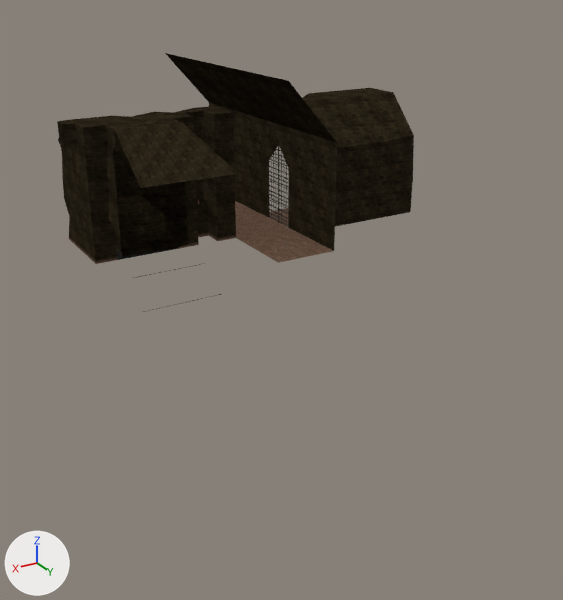
Renders of the Blender file scenario/level01-v1.blend from each side of a commit.
Rendered twice from a camera (50 mm lens) standing at (33.2, 65.9, 24.3) and looking at (1.8, 13.5, -1.9). Lighting does not change. The marker at lower left points along +X, +Y and +Z. The first picture is the older version.

The first picture shows 'Cavern', 'oblivion', 'oblivion2', 'secretdoor'.
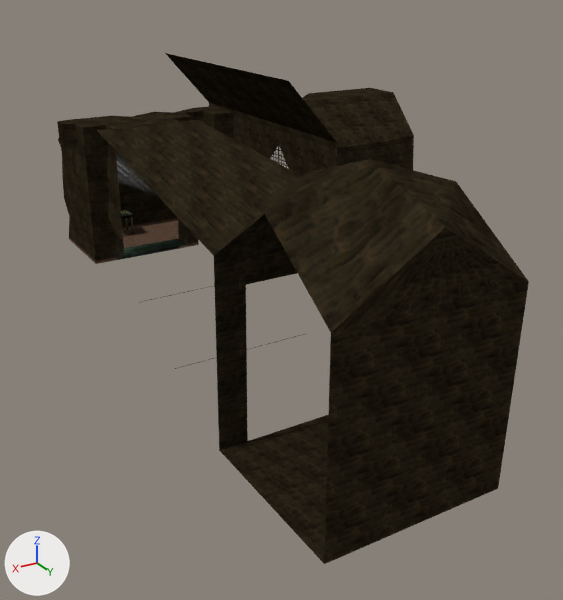
Pixel boxes [x1, y1, x2, y2] of what changed, in the pictures (563 x 600 px):
'cavern3', added
    after: [214, 159, 529, 564]
'Cavern', reshaped, moved (45% wider)
    before: [114, 122, 238, 312]
    after: [97, 120, 277, 302]
'Cavern.001', added
    after: [145, 163, 304, 369]
'secretdoor', hidden
    before: [113, 148, 188, 257]

What changed in the scene script:
```text
Change me_cube:
    used by ob_cavern; location = (6.03, 4.0, 1.0)
    remove me_cube.from_pydata(...)  # 233 vertices, 204 faces; spans x -1.1..7.1, y 0.0..8.1, z -5.1..11.0
    add me_cube.from_pydata(...)  # 123 vertices, 96 faces; spans x -0.9..9.8, y -0.2..11.9, z -3.1..11.0
    me_cube part 1: 233 vertices removed from x -1.1..7.1, y 0.0..8.1, z -5.1..11.0; 123 vertices added at x -0.9..9.8, y -0.2..11.9, z -3.1..11.0
Add me_cube_009:
    me_cube_009.from_pydata(...)  # 143 vertices, 133 faces; spans x -1.0..1.06, y -0.97..1.06, z -0.85..2.35
    me_cube_009.materials.append(mat_material)
Add me_cube_008:
    me_cube_008.from_pydata(...)  # 140 vertices, 108 faces; spans x -1.72..10.62, y 11.82..24.11, z -5.11..9.56
    me_cube_008.materials.append(mat_material)
Change ob_secretdoor:
    add ob_secretdoor.hide_set(True)
Change ob_cavern:
    ob_cavern.location: (6.03, 4.0, 1.0) -> (4.42, 4.0, 1.0)
Add ob_cavern3:
    ob_cavern3 = bpy.data.objects.new('cavern3', me_cube_009)
    ob_cavern3.location = (8.7, 33.73, 1.0)
    ob_cavern3.scale = (6.0, 6.0, 6.0)
Add ob_cavern_001:
    ob_cavern_001 = bpy.data.objects.new('Cavern.001', me_cube_008)
    ob_cavern_001.location = (4.42, 4.0, 1.0)
    ob_cavern_001.visible_shadow = False
```
